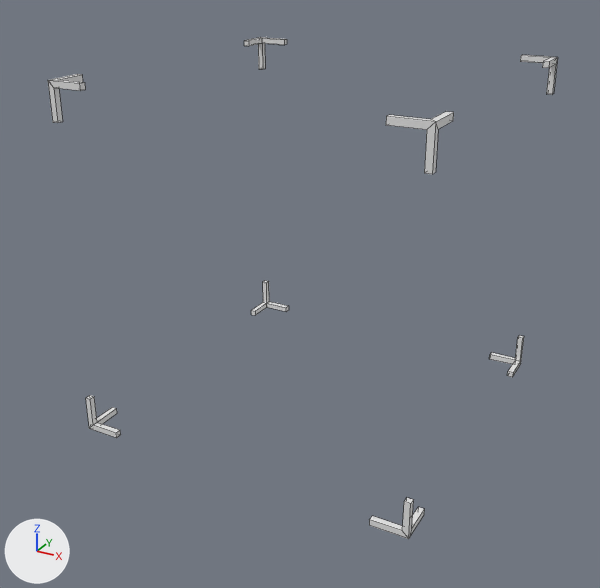
Before and after pictures for a commit that changed the Blender file Assets/Models/Entities/SelectionBox.blend.
The view is the same before and after, from a 50 mm camera at (105.8, -205.6, 85.2) aimed at (-2.8, -8.2, -13.4). The lights are fixed; the arrows at lower left show +X, +Y and +Z. Mesh edges are drawn as thin lines.
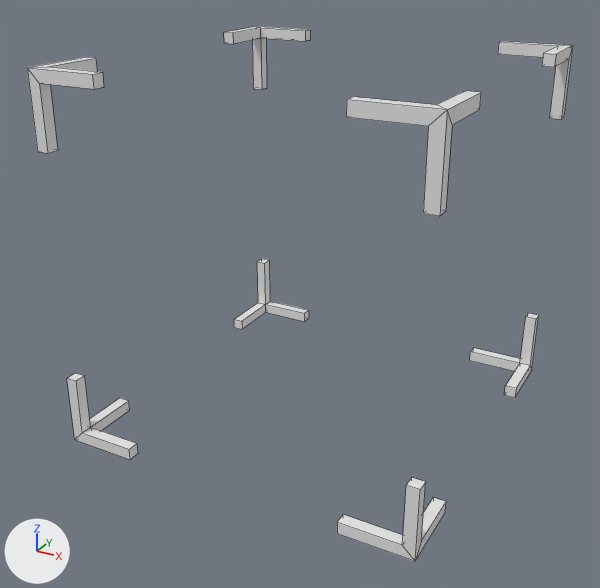
Edits to the bpy script that builds the scene:
```text
Change me_cube:
    where me_cube.from_pydata(...)  # 136 vertices, 120 faces; spans x -50.9..50.9, y -50.9..50.9, z -50.9..50.9
    used by ob_cube; location = (0.0, 0.0, 0.0)
    me_cube part 1: the loose piece of 17 vertices spanning x -50.9..-40.4, y 40.4..50.9, z -50.9..-40.4 is scaled about its middle by 2, then moved by (2.1, -2.1, 2.1)
    me_cube part 2: the loose piece of 17 vertices spanning x -50.9..-40.4, y 40.4..50.9, z 40.4..50.9 is scaled about its middle by 2, then moved by (2.1, -2.1, -2.1)
    me_cube part 3: the loose piece of 17 vertices spanning x 40.4..50.9, y 40.4..50.9, z -50.9..-40.4 is scaled about its middle by 2, then moved by (-2.1, -2.1, 2.1)
    me_cube part 4: the loose piece of 17 vertices spanning x 40.4..50.9, y 40.4..50.9, z 40.4..50.9 is scaled about its middle by 2, then moved by (-2.1, -2.1, -2.1)
    me_cube part 5: the loose piece of 17 vertices spanning x 40.4..50.9, y -50.9..-40.4, z -50.9..-40.4 is scaled about its middle by 2, then moved by (-2.1, 2.1, 2.1)
    me_cube part 6: the loose piece of 17 vertices spanning x 40.4..50.9, y -50.9..-40.4, z 40.4..50.9 is scaled about its middle by 2, then moved by (-2.1, 2.1, -2.1)
    me_cube part 7: the loose piece of 17 vertices spanning x -50.9..-40.4, y -50.9..-40.4, z 40.4..50.9 is scaled about its middle by 2, then moved by (2.1, 2.1, -2.1)
    me_cube part 8: the loose piece of 17 vertices spanning x -50.9..-40.4, y -50.9..-40.4, z -50.9..-40.4 is scaled about its middle by 2, then moved by (2.1, 2.1, 2.1)
```

Location of each change, [x1, y1, x2, y2] in pixels of the pictures (600 x 588 px; the box of a moved part takes in the faces that stretch with it):
'Cube', reshaped (7% wider, 7% taller): before [48, 37, 558, 539]; after [27, 26, 573, 561]
part 1 of me_cube, moved or reshaped: before [251, 280, 289, 315]; after [234, 259, 309, 329]
part 2 of me_cube, moved or reshaped: before [244, 37, 287, 69]; after [224, 26, 310, 90]
part 3 of me_cube, moved or reshaped: before [489, 335, 524, 377]; after [470, 313, 539, 398]
part 4 of me_cube, moved or reshaped: before [520, 55, 558, 94]; after [498, 41, 573, 119]
part 5 of me_cube, moved or reshaped: before [369, 498, 425, 539]; after [337, 478, 446, 561]
part 6 of me_cube, moved or reshaped: before [386, 111, 454, 174]; after [346, 91, 481, 216]
part 7 of me_cube, moved or reshaped: before [48, 74, 85, 123]; after [27, 57, 104, 153]
part 8 of me_cube, moved or reshaped: before [86, 395, 121, 438]; after [67, 373, 138, 460]
